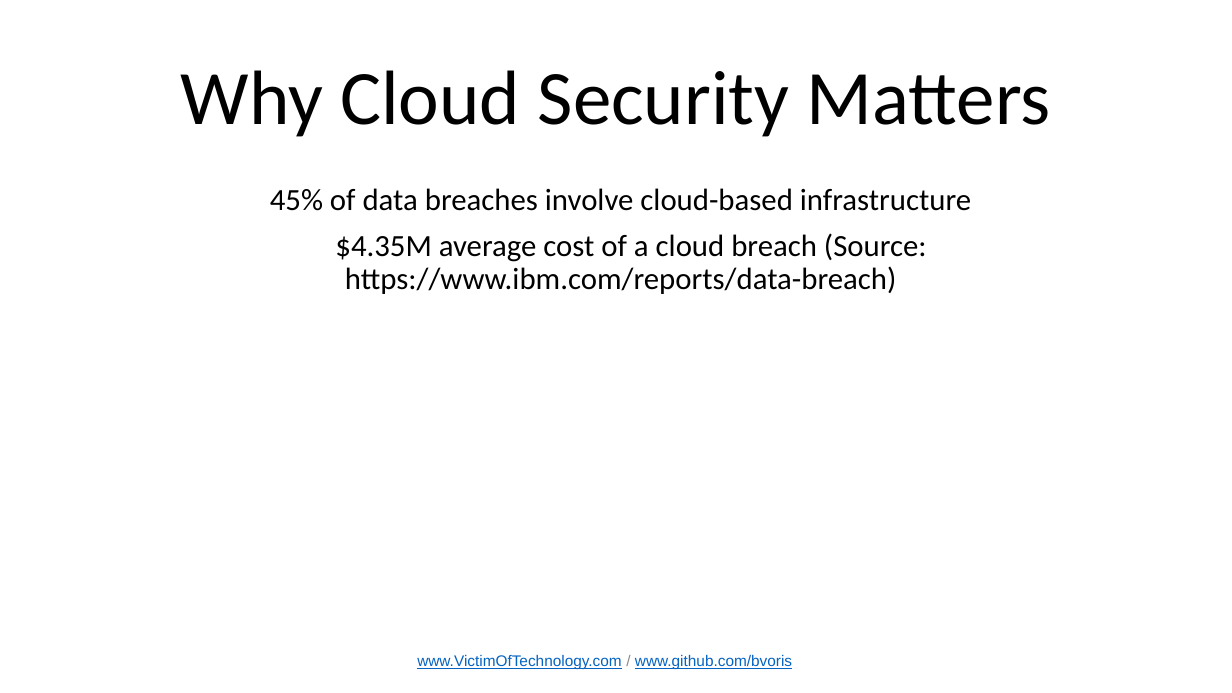
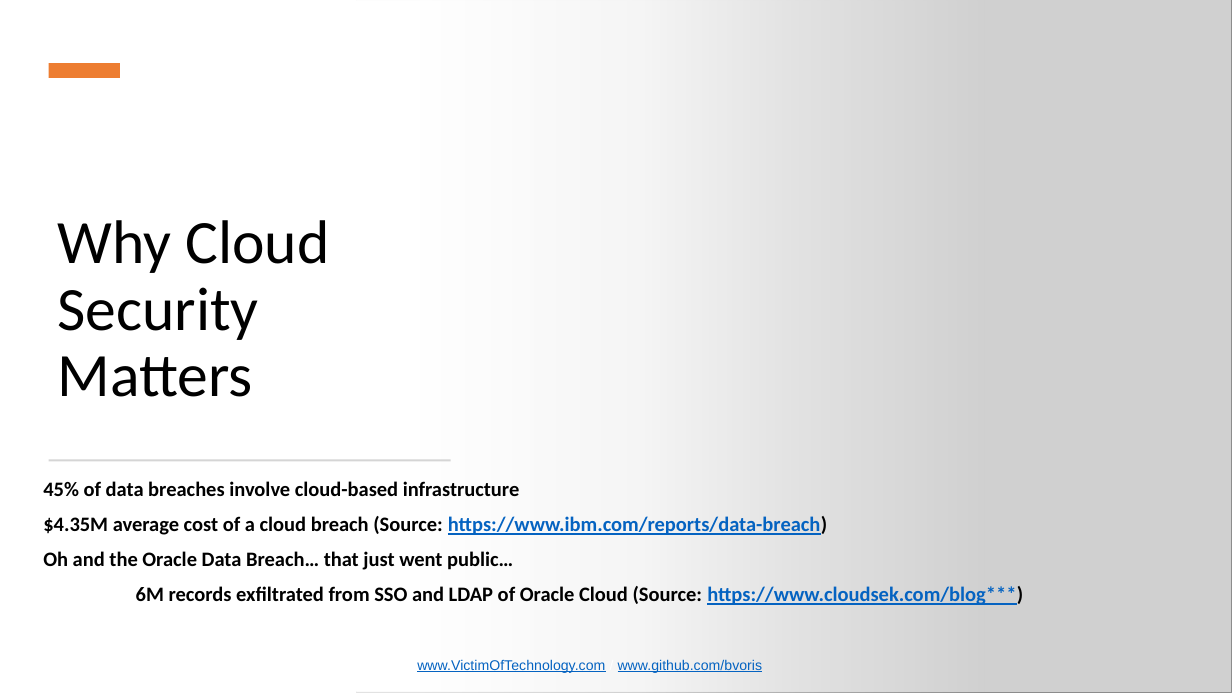
Before and after one commit to bvoris/InfraGardPresentation, a slide deck: slide 3 of InfraGard April Chapter Meeting Cloud Security.pptx. Drawn at 1232x693 pixels with LibreOffice and Linux fonts; fonts in the diff are those of the drawing; grey boxes stand for pictures. Boxes give left, top, right and bottom in pixels: in the first picture for what was removed or moved away, otherwise in the second. Text is boxed around its words. In the diff, an @@ line names an element or a change of style, - is before the commit and + after.

```diff
--- a/InfraGard April Chapter Meeting Cloud Security.pptx
+++ b/InfraGard April Chapter Meeting Cloud Security.pptx
@@ rectangle added at (0, 0, 986, 693), fill gradient #FFFFFF @@
@@ picture added at (356, 0, 1232, 693) @@
@@ rectangle added at (49, 63, 120, 78), fill #ED7D31 @@
@@ title "Why Cloud Security Matters": place and size @@
-title "Why Cloud Security Matters" at (181, 70, 1051, 137)
+title "Why Cloud Security Matters" at (58, 220, 329, 397)
@@ title "Why Cloud Security Matters" at (58, 220, 329, 397): size 60 to 48 pt; alignment centre to left @@
@@ subtitle "45% of data breaches involve ...": place and size @@
-subtitle "45% of data breaches involve ..." at (270, 188, 971, 294)
+subtitle "45% of data breaches involve ..." at (43, 481, 1023, 605)
@@ rectangle added at (49, 459, 451, 461), fill #D5D5D5 @@
@@ subtitle at (43, 481, 827, 535): size 24 to 16 pt, bold on in "45% of data breaches involve cloud-based infrastructure", "$4.35M average cost of a cloud breach ..."; text colour #000000 to #0563C1, underline on in "https://www.ibm.com/reports/data-breach)"; alignment centre to left @@
@@ subtitle at (43, 551, 1023, 605): paragraphs added @@
+Oh and the Oracle Data Breach… that just went public…
+6M records exfiltrated from SSO and LDAP of Oracle Cloud (Source: https://www.cloudsek.com/blog***)
@@ text "www.VictimOfTechnology.com / www.github.com/bvoris" at (417, 659, 763, 673): size 12 to 11 pt; text colour #8C8C8C to #FFFFFF in "/"; alignment centre to left; more space between paragraphs @@
```
Also in this commit, not shown: 10 other slides changed.
